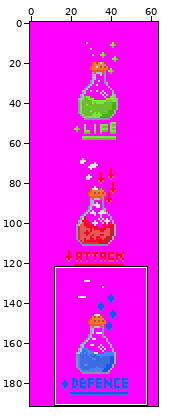
Edited in one commit: pixel-art file (_assets/itens/potion.ase). The picture above shows the old version from afar; the outline marks the close-up.
Close-up. Old version:
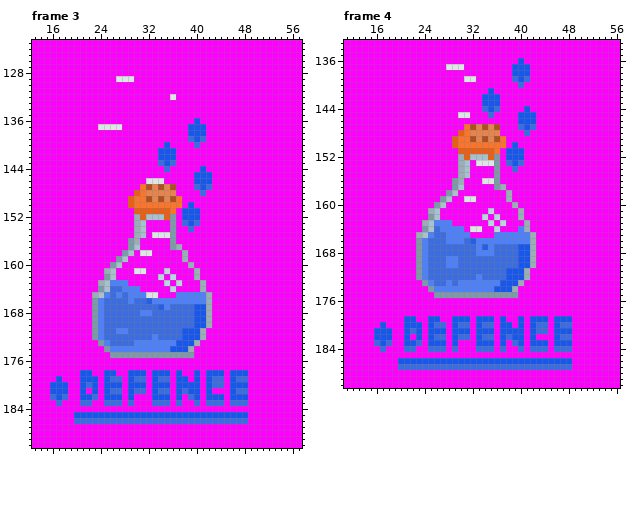
64x192 pixels, 4 frames. Shown: frame 3: x 13..57, y 123..190; frame 4: x 11..56, y 133..190. The commit also changed other frames or places, which this record leaves out.
New version:
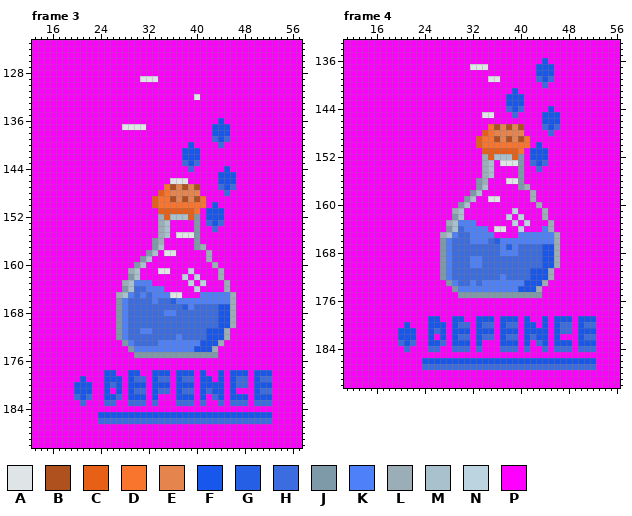
Palette (. is transparent): A #dfe4e6  B #ae511f  C #e66018  D #f9742c  E #e6844e  F #1857ec  G #255fe6  H #3b6ce0  J #7e99a8  K #4d80f9  L #9badb7  M #a9c0cd  N #bcd3e0  P #ff00ff
Difference:
Changed rows in their new state; - is an unchanged pixel.
Frame 3, layer "Layer 1":
first column x 27:
129 PPP-AAA-------
132 ---------P---A
first column x 16:
136 ------------------------P---F--------
137 --------PPPPAAAA-------PPP-FFF-------
138 -----------------------PPP-FFF-------
139 -----------------------PPP-HFH-------
140 -------------------P---FP---H--------
141 ------------------PPP-FFF------------
142 ------------------PPP-FFF------------
143 ------------------PPP-HFH------------
144 -------------------P---H-P---F-------
145 ------------------------PPP-FFF------
146 ----------------PPP-AAA-PPP-FFF------
147 ---------------PPPPD-EBEBPP-HFH------
148 --------------PPPPCD-EEEEP---H-------
149 -------------PPPPCDD-EBEBD-----------
150 -------------PPPPC----DDDD-F---------
151 --------------PPPP--CCCCD-FFF--------
152 --------------PPPPL-MMMCJ-FFF--------
153 --------------PP--LMP-PPJ-HFH--------
154 --------------PP--LMP--PJ--H---------
155 --------------PP-PLMPAAAJ------------
156 -------------PP--JL-P---J------------
157 -------------PP--JM-PP--JL-----------
158 ------------PP-PJM-AA-P---L----------
159 -----------PP--JM-----P---L----------
160 ----------PP--JM-------P---L---------
161 ---------PP--LMP--AA---NP---L--------
162 ---------PP--JM---P-P-N-N---L--------
163 --------PPPPLMKKK--P-P-N-N---L-------
164 --------PPPPJMHHKKK-P---NP---L-------
165 -------PPPPLM-H-HKKKAAPPP-KKKKL------
166 -------PPPPJKH--H-HHG-----KKKKL------
167 -------PPPPJK-----HH--GKHHHHFFL------
168 -------PPPPJK--HH--KK---HHHHFFL------
169 -------PPPPJK-----------HHHHFFL------
170 -------PPPPJK-----------HHHHFFL------
171 -------PPPPJ---KK-----HHHHFFFL-------
172 -------PPPPJK----H---KHHHHFFFL-------
173 --------PPPPJKHHHH---KKKKFFFL--------
174 ---------PPPPJ------KKKKFFFL---------
175 ----------PPPP----------JJJJ---------
178 -----PP--------P------FFPFPP------FFF
179 -P----PP--FF----------HHPF-PF-----FHH
180 PPP-F-FP--H-------------PF-FF--HH-FFF
181 PPP-F-FP--PF-----------HPFHFF--PP-FHH
182 PPP-H-HP---H--FF--PP--FFPFPH------FFF
183 -P----P----P--HH--PP--HHPHPP------HHH
185 ----PPPP-------------------------FFFF
186 ----PPPP-------------------------HHHH
Frame 4, layer "Layer 1":
first column x 23:
136 -----------------P---F--
137 -----PPP-AAA----PPP-FFF-
138 ----------------PPP-FFF-
139 --------PP--AA--PPP-HFH-
140 -----------------P---H--
141 ------------P---F-------
142 -----------PPP-FFF------
143 -----------PPP-FFF------
144 -----------PPP-HFHP---F-
145 -------PP--AA---HPPP-FFF
146 -----------------PPP-FFF
147 --------PPPPD-EBEBPP-HFH
148 -------PPPPCD-EEEEP---H-
149 ------PPPPCDD-EBEBD-----
150 ------PPPPC----DDDD-F---
151 -------PPPP--CCCCD-FFF--
152 -------PPPPL-MMMCJ-FFF--
153 -------PP-PLMPAAAJ-HFH--
154 -------PP--LMP--PJ--H---
155 -------PP--LMP---J------
156 ------PP--JLPP-AAJ------
157 ------PP--JM-PP--JL-----
158 -----PP--JM----P---L----
159 ----PP--JM--AA-P---L----
160 ---PP--JM-------P---L---
161 --PP--LM----P---NP---L--
162 --PP--JM---P-P-N-N---L--
163 -PPPPLMKKK--P-P-N-N---L-
164 -PPPPJMHKKKK-AA--NP--KL-
165 PPPPLM-HHKKKKPPPP--KKKKL
166 PPPPJ-HH-K--HG-----KKKKL
167 PPPPJK----HHH-KGKHHHHFFL
168 PPPPJK----HHH-KKKHHHHFFL
169 PPPPJ-H--KK------HHHHFFL
170 PPPPJ-H--KK------HHHHFFL
171 PPPPJK---------HHHHFFFL-
172 PPPPJK----H---KHHHHFFFL-
173 -PPPPJKHH-H---KKKKFFFL--
174 --PPPPJ------KKKKFFFL---
175 ---PPPP----------JJJJ---
first column x 16:
179 -----PP--------P------FFPFPP------FFF
180 -P----PP--FF----------HHPF-PF-----FHH
181 PPP-F-FP--H-------------PF-FF--HH-FFF
182 PPP-F-FP--PF-----------HPFHFF--PP-FHH
183 PPP-H-HP---H--FF--PP--FFPFPH------FFF
184 -P----P----P--HH--PP--HHPHPP------HHH
186 ----PPPP-------------------------FFFF
187 ----PPPP-------------------------HHHH
